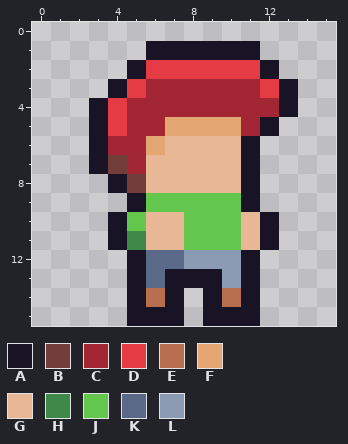
Pixel-art file: Assets/Sprites/NPC/Template/Template.aseprite. The first picture shows the starting point.
16x16 pixels, 1 frame.
Visible layers, top first: "Hair", "Head", "Body".
Palette (. is transparent): A #181425  B #733e39  C #a22633  D #e43b44  E #b86f50  F #e4a672  G #e8b796  H #3e8948  J #63c74d  K #5a6988  L #8b9bb4
Pixels before, first column x 3:
 1 ...AAAAAA..
 2 ..ADDDDDDA.
 3 .ADCCCCCCDA
 4 ADCCCCCCCCA
 5 ADCCFFFFCA.
 6 ACCFGGGGA..
 7 ABCGGGGGA..
 8 .ABGGGGGA..
 9 ..AJJJJJA..
10 .AJGGJJJGA.
11 .AHGGJJJGA.
12 ..AKKLLLA..
13 ..AKAAALA..
14 ..AEA.AEA..
15 ..AAA.AAA..
The result:
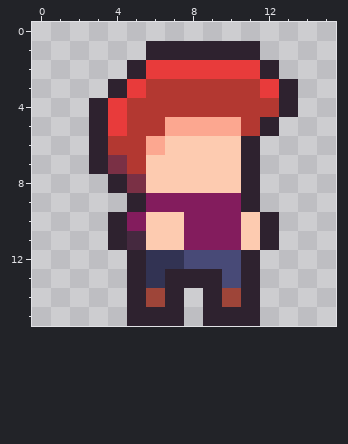
Changes in this commit:
colour A: #181425 -> #2e222f
colour B: #733e39 -> #7a3045
colour C: #a22633 -> #b33831
colour D: #e43b44 -> #e83b3b
colour E: #b86f50 -> #9e4539
colour F: #e4a672 -> #fca790
colour G: #e8b796 -> #fdcbb0
colour H: #3e8948 -> #45293f
colour J: #63c74d -> #831c5d
colour K: #5a6988 -> #323353
colour L: #8b9bb4 -> #484a77
